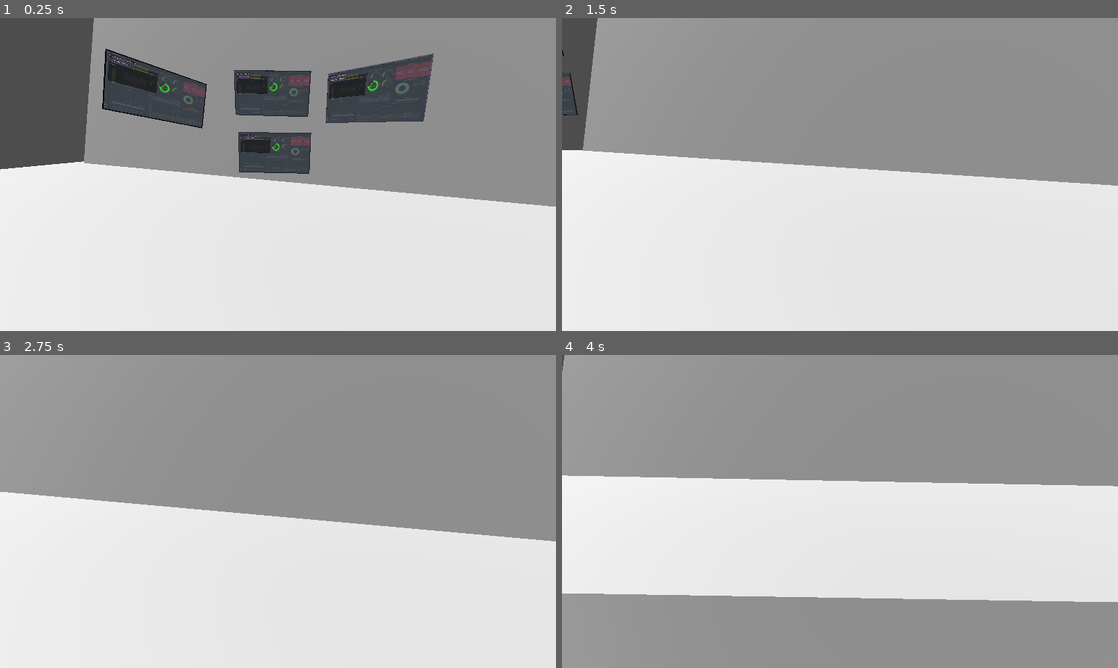
Above: before the commit, frames 1-4 (two rows, left to right).
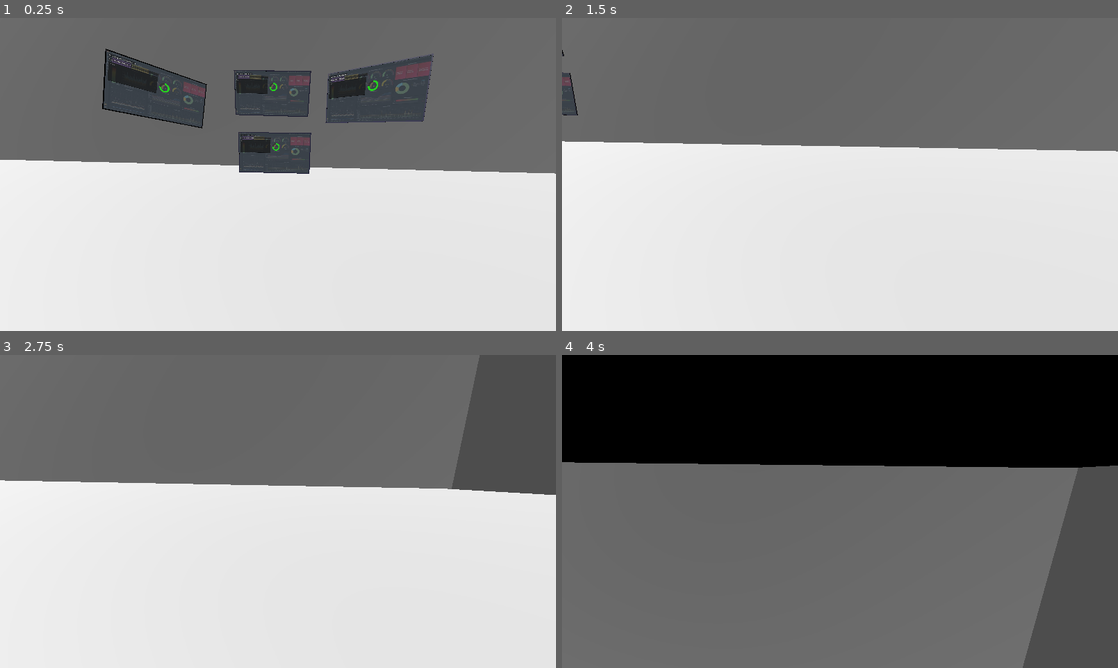
Above: after the commit, the same moments.

Repository: jeanmarc/webaccess
Game: Godot game, scene res://scenes/metrics_world.tscn
Two runs of this game, one before a commit and one after it. Both use one fixed random seed, a clock stepped at 60 frames per second and the inputs below. This scene is started directly instead of the project's main scene.
Inputs (mouse positions are in pixels of both pictures, inside the frame that each line leads up to):
- Up to frame 1 (0.25 s): no input
- Up to frame 2 (1.5 s): tap Enter at 0.5 s; move the mouse to (962, 158) at 0.52 s; hold D 0.53-1.25 s; tap Q at 0.6 s; click (962, 158) at 0.67 s; drag from (728, 190) to (812, 237) at 1.27 s
- Up to frame 3 (2.75 s): tap Space at 2 s; move the mouse to (333, 442) at 2.02 s; hold D from 2.03 s (still down); tap Shift at 2.1 s
- Up to frame 4 (4 s): release D at 2.75 s; drag from (812, 574) to (673, 464) at 2.77 s; tap Enter at 3.5 s; move the mouse to (1006, 558) at 3.52 s; hold A from 3.53 s (still down); tap Q at 3.6 s

The runs differ from the first frame. In frame 1, 42% of the frame differs, in the area x 0-100%, y 0-61%; in frame 2, 47%; in frame 3, 52%; in frame 4, 100%, in the area x 0-100%, y 0-100%.

Commit message:
Rearrange displays in scene

Diff:
--- a/webapp/scenes/metrics_world.tscn
+++ b/webapp/scenes/metrics_world.tscn
@@ -30,14 +30,14 @@
 script = ExtResource("3_q3ig8")
 
 [node name="MeshInstance3D" type="MeshInstance3D" parent="."]
-transform = Transform3D(1, 0, 0, 0, 1, 0, 0, 0, 1, -0.1149, -1.05922, -0.177599)
+transform = Transform3D(1, 0, 0, 0, 1, 0, 0, 0, 1, -0.0717369, -0.581687, -0.177599)
 mesh = SubResource("BoxMesh_einww")
 
 [node name="MeshInstance3D2" type="MeshInstance3D" parent="."]
-transform = Transform3D(0.937677, -0.337657, 0.0821559, 0.169461, 0.237893, -0.956394, 0.303389, 0.910711, 0.280287, 0.127744, -0.891249, -3.80641)
+transform = Transform3D(0.999071, -0.0428434, 0.00463402, 0.00105632, -0.08315, -0.996536, 0.0430804, 0.995616, -0.083027, 0.127744, -0.891249, -3.44156)
 mesh = SubResource("BoxMesh_einww")
 surface_material_override/0 = SubResource("StandardMaterial3D_r827r")
 
 [node name="DirectionalLight3D" type="DirectionalLight3D" parent="."]
-transform = Transform3D(0.466062, 0.629381, -0.621825, 0, 0.702824, 0.711364, 0.884752, -0.33154, 0.32756, -1.61318, 1.05116, 1.85065)
+transform = Transform3D(0.466062, 0.629381, -0.621825, 0, 0.702824, 0.711364, 0.884752, -0.33154, 0.327559, -2.6477, 3.07528, 1.85065)
 light_energy = 3.834
